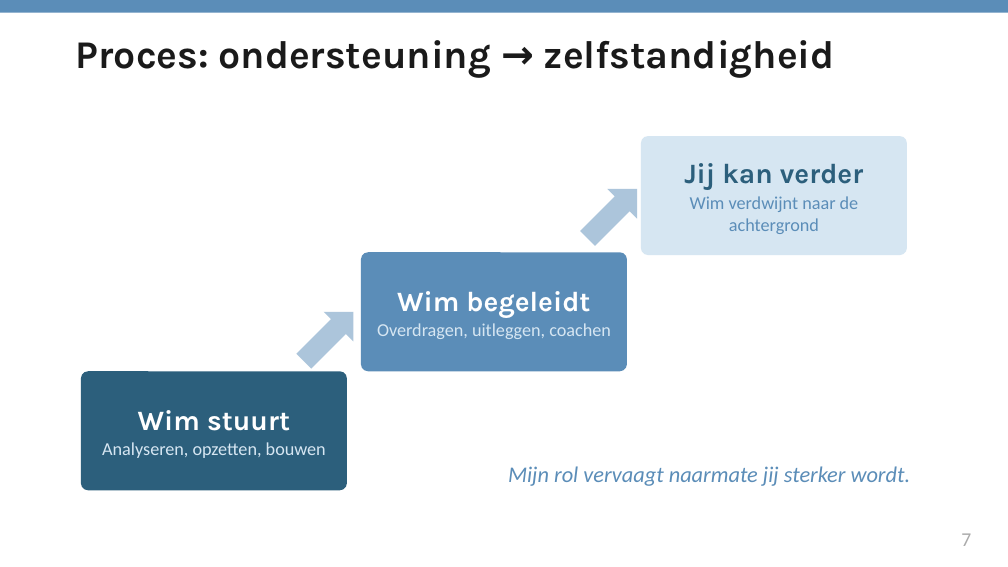
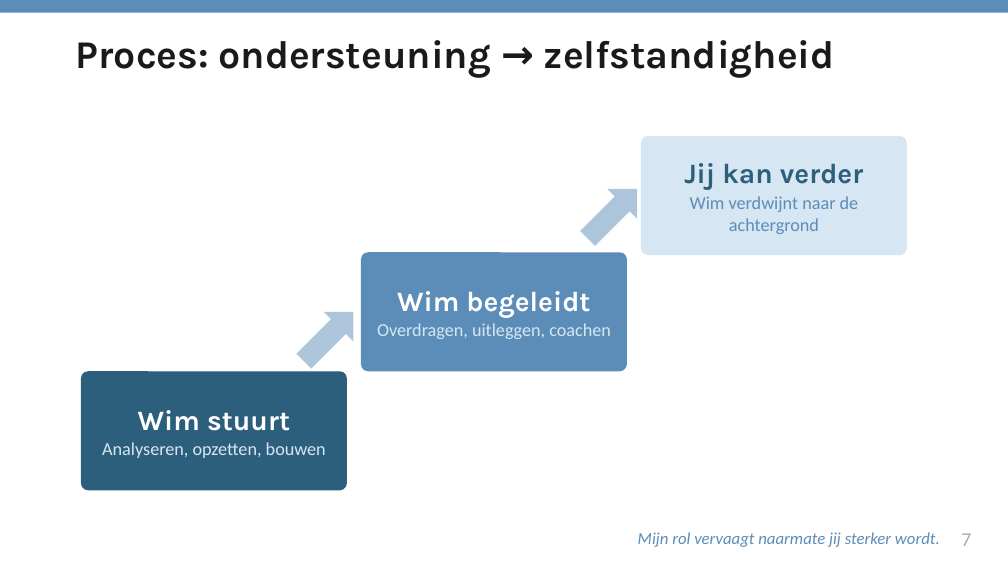
Before and after one commit to wimpierson/wim-claude-context, a slide deck: slide 11 of WWWim_Propositie.pptx (slide 9 before the commit). Drawn at 1008x567 pixels with LibreOffice and Linux fonts; fonts in the diff are those of the drawing. Boxes give left, top, right and bottom in pixels: in the first picture for what was removed or moved away, otherwise in the second. Text is boxed around its words. In the diff, an @@ line names an element or a change of style, - is before the commit and + after.

```diff
--- a/WWWim_Propositie.pptx
+++ b/WWWim_Propositie.pptx
@@ text "Mijn rol vervaagt naarmate jij ...": place and size @@
-text "Mijn rol vervaagt naarmate jij ..." at [508, 466, 911, 486]
+text "Mijn rol vervaagt naarmate jij ..." at [638, 532, 940, 547]
@@ text "Mijn rol vervaagt naarmate jij ..." at [638, 532, 940, 547]: size 16 to 12 pt @@
```
Also in this commit, not shown: 2 other slides changed, 2 slides added.
